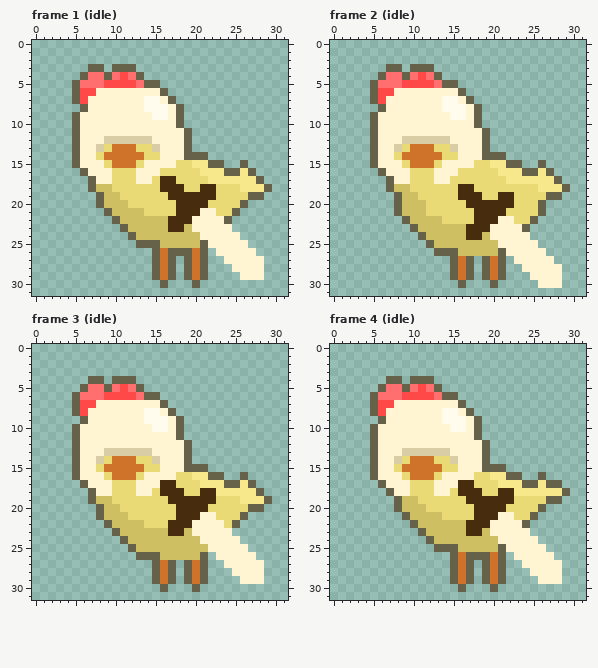
Pixel-art file: src/player/visuals/player.aseprite. The first picture shows the starting point.
32x32 pixels, 4 frames. Shown: frame 1 (idle), frame 2 (idle), frame 3 (idle), frame 4 (idle).
After:
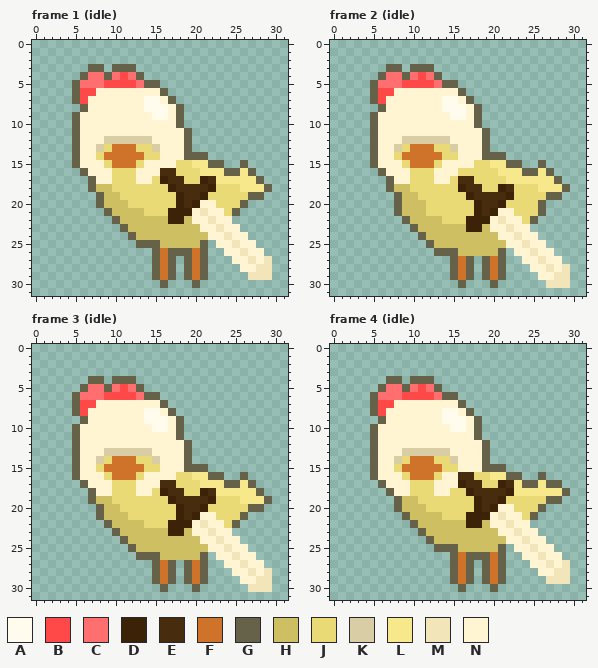
Palette (. is transparent): A #fffbed  B #ff4949  C #ff6f6f  D #3c2308  E #472c0e  F #d0732a  G #66624a  H #cec062  J #e9da76  K #d9cda6  L #f7e98b  M #f1e5b9  N #fff5d3
From old to new:
layer "Layer 2" added
layer "Sword" removed
Changed rows in their new state; - is an unchanged pixel.
Frame 1 (idle):
first column x 16:
16 EE------------
17 D-E--DE-------
18 JD-EE-D-------
19 -JD--DJ-------
20 --D-DNN-------
21 -DDDNM-N------
22 -DDH--M-N-----
23 -HH-H--M-N----
24 -----H--M-N---
25 ------.--M-N--
26 -------.--M-N-
27 --------.--M-M
28 ---------.--MM
29 ----------.MMM
Frame 2 (idle):
first column x 16:
17 EE------------
18 D-E--DE-------
19 JD-EE-D-------
20 -JD--DJ-------
21 --D-DNN-------
22 -DDDNM-N------
23 -DDH--M-N-----
24 -HH-H--M-N----
25 -----H--M-N---
26 ------.--M-N--
27 -------.--M-N-
28 --------.--M-M
29 ---------.--MM
30 ----------.MMM
Frame 3 (idle), layer "Layer 2":
first column x 16:
18 D----D--------
19 -D----D-------
20 --D--D--------
21 --D-D---------
22 -DDD-M--------
23 -DD---M-------
24 -------M------
25 --------M-----
26 ---------M----
27 ----------M---
28 -----------M-M
29 ------------MM
30 -----------MMM
Frame 4 (idle): the same change as frame 1 (idle)
Pixel boxes of the changes (left, top, right, bottom) in both pictures:
changed: (160, 168, 272, 280)
changed: (458, 176, 570, 288)
changed: (160, 488, 272, 592)
changed: (458, 472, 570, 584)
